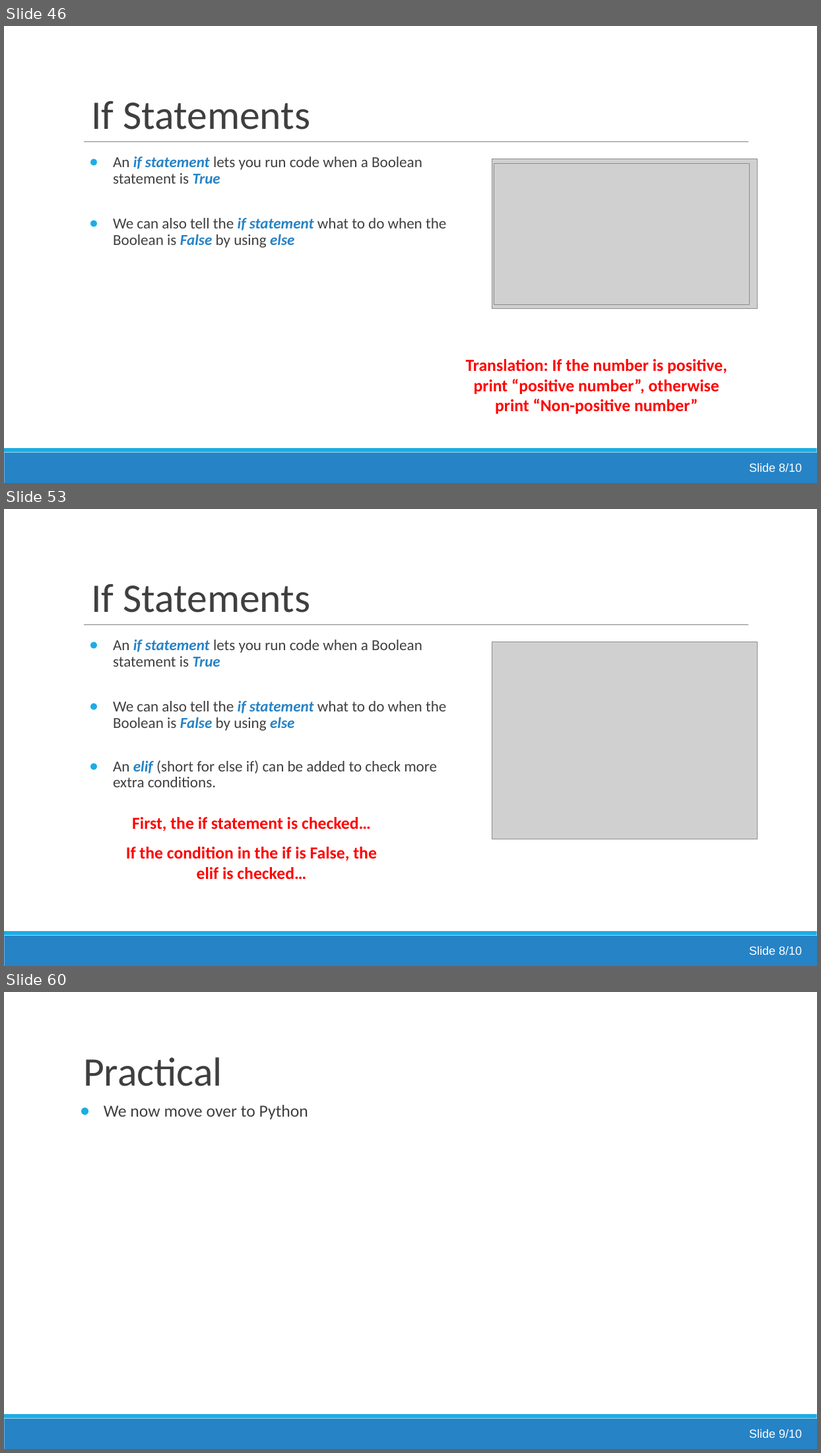
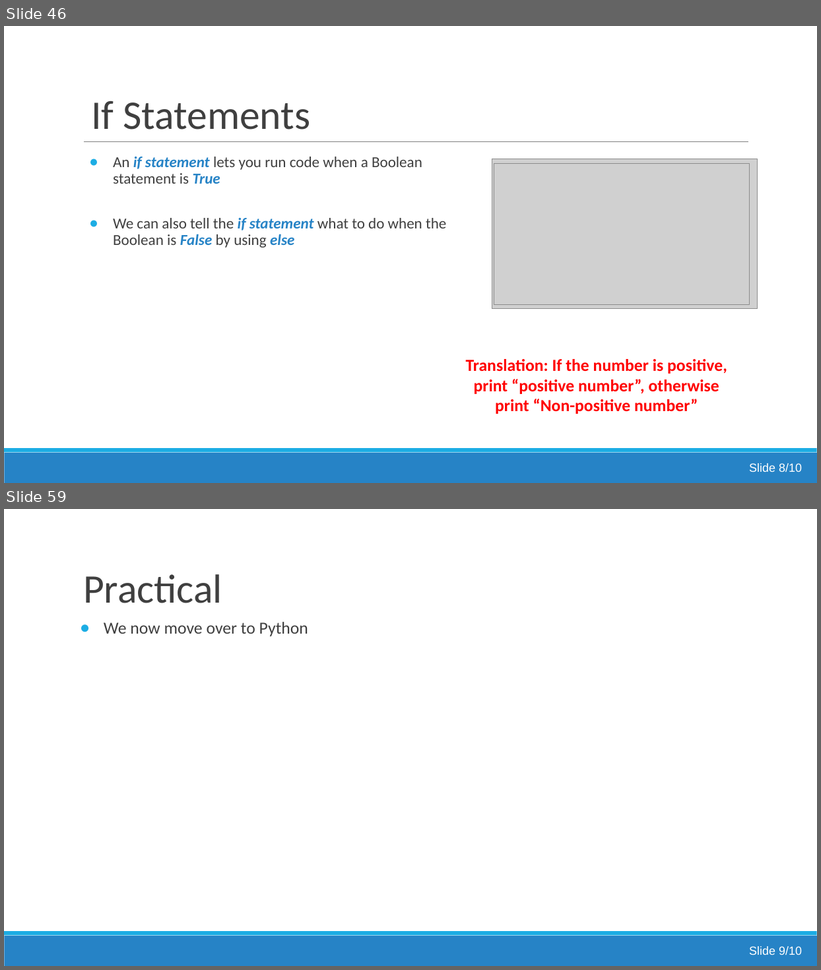
Before and after one commit to jsmartinstats/SCIF10002-2026, a slide deck: 02/Lecture2_Booleans_and_Conditionals.pptx. Shown one above the other, each under a label of ours: slides 46, 53 and 60 before the commit, slides 46 and 59 after it; the slides between them are not shown. The pictures are 821x1453 and 821x970 pixels, drawn with LibreOffice and Linux fonts; fonts in the diff are those of the drawing; grey boxes stand for pictures. Boxes give left, top, right and bottom in pixels: in the first picture for what was removed or moved away, otherwise in the second. Text is boxed around its words. In the diff, an @@ line names an element or a change of style, - is before the commit and + after.

```diff
--- a/02/Lecture2_Booleans_and_Conditionals.pptx
+++ b/02/Lecture2_Booleans_and_Conditionals.pptx
@@ slide 53 removed at [4,509,817,966], background #FFFFFF; not listed: 3 template elements that a slide beside it also shows @@
@@ title removed at [91,584,311,613] @@
-If Statements
@@ text removed at [113,640,446,788] @@
-● An if statement lets you run code when a Boolean statement is True
-● We can also tell the if statement what to do when the Boolean is False by using else
-● An elif (short for else if) can be added to check more extra conditions.
@@ picture removed at [492,642,757,793] @@
@@ picture removed at [492,642,757,840] @@
@@ text removed at [132,817,371,832] @@
-First, the if statement is checked…
@@ text removed at [126,847,377,880] @@
-If the condition in the if is False, the elif is checked…
@@ text removed at [749,947,802,955] @@
-Slide 8/10
@@ what was slide 60 is now slide 59 @@
```
Also in this commit, not shown: 12 slides changed, 3 slides added, 2 other slides removed, 9 other files.
